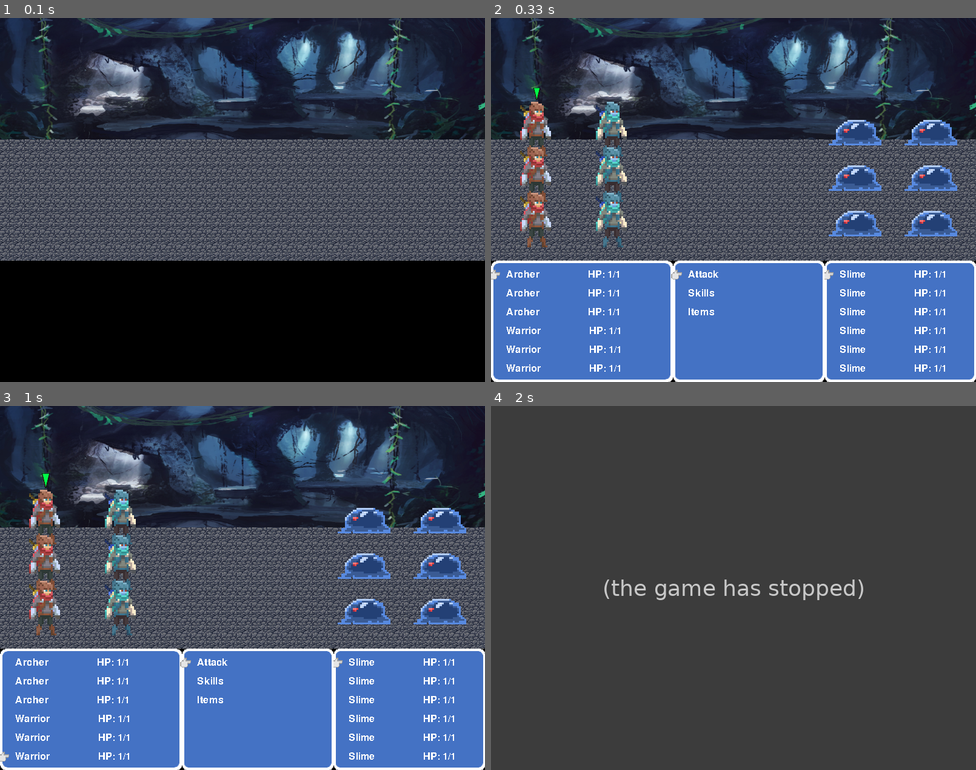
Above: before the commit, frames 1-4 (two rows, left to right).
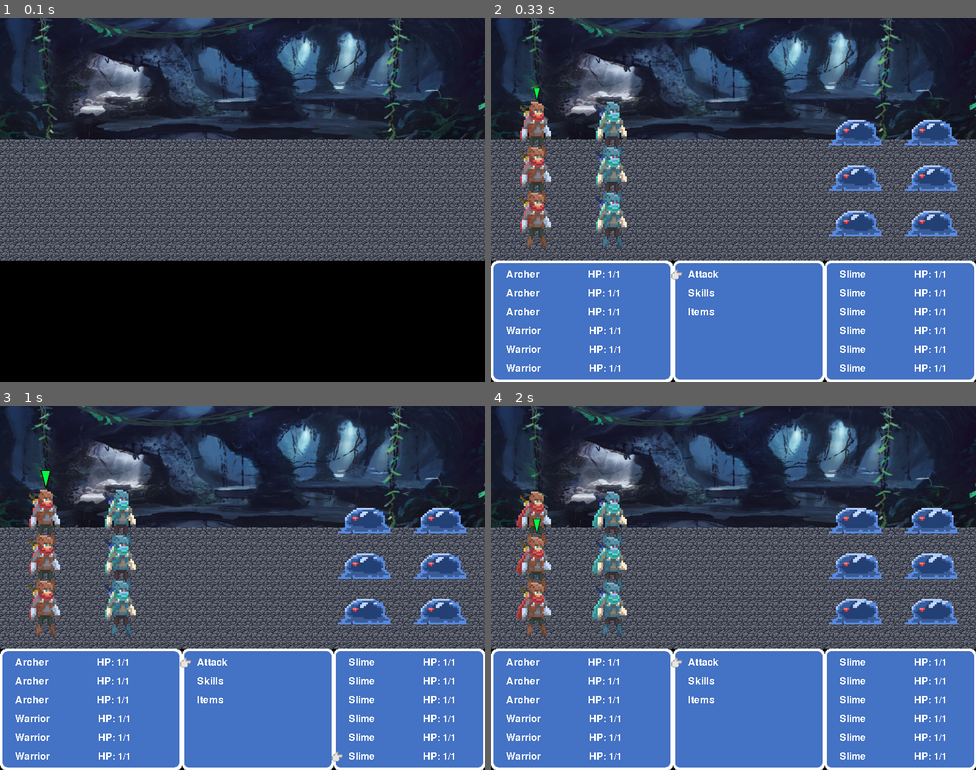
Above: after the commit, the same moments.

Repository: roymainer/pygame_turn_based_rpg
Game: pygame game, started from main.py
Two runs of this game, one before a commit and one after it. Both use one fixed random seed, a clock stepped at 60 frames per second and the inputs below.
Inputs (mouse positions are in pixels of both pictures, inside the frame that each line leads up to):
- Up to frame 1 (0.1 s): no input
- Up to frame 2 (0.33 s): no input
- Up to frame 3 (1 s): tap Enter at 0.33 s; hold Up from 0.67 s (still down); move the mouse to (397, 577) at 0.7 s
- Up to frame 4 (2 s): release Up at 1.13 s; hold Enter 1.17-1.63 s; hold Down 1.17-1.63 s; move the mouse to (617, 591) at 1.2 s; tap Esc at 1.67 s

Frame 1 is identical in both runs. In frame 2, less than 0.1% of the frame differs, in the area x 0-71%, y 69-72%; in frame 3, 0.1%; in frame 4, 90%, in the area x 0-100%, y 0-100%.
Before the commit the program exited at 1.8 s; later frames show no game.

Commit message:
updated green marker, added red marker, updated menus

Diff:
--- /dev/null
+++ b/Assets/Graphics/UI/marker_green_sprite_sheet.txt
@@ -0,0 +1,6 @@
+marker_green_sprite_sheet-00 = 0 0 33 59
+marker_green_sprite_sheet-01 = 34 0 33 59
+marker_green_sprite_sheet-02 = 68 0 33 59
+marker_green_sprite_sheet-03 = 0 60 33 59
+marker_green_sprite_sheet-04 = 34 60 33 59
+marker_green_sprite_sheet-05 = 68 60 33 59
--- /dev/null
+++ b/Assets/Graphics/UI/marker_red_sprite_sheet.txt
@@ -0,0 +1,6 @@
+marker_red_sprite_sheet-00 = 0 0 33 59
+marker_red_sprite_sheet-01 = 34 0 33 59
+marker_red_sprite_sheet-02 = 68 0 33 59
+marker_red_sprite_sheet-03 = 0 60 33 59
+marker_red_sprite_sheet-04 = 34 60 33 59
+marker_red_sprite_sheet-05 = 68 60 33 59
--- a/Scenes/PlayingGameScene.py
+++ b/Scenes/PlayingGameScene.py
@@ -1,16 +1,22 @@
 import pygame
 
 from Scenes.Scene import Scene
-# from Shared.Bestiary import Bestiary
-from Shared import Bestiary
+from Shared.Bestiary import *
 from Shared.AnimatedObject import AnimatedObject
 from Shared.Character import Character
 from Shared.GameConstants import GameConstants
 from Shared.TurnManager import TurnManager
 from Shared.UIConstants import UIConstants
+from Shared.UnitAction import UnitAction
 from UI.Menu import Menu
-from UI.Text import Text
 from UI.UnitsMenu import UnitsMenu
+
+PLAYER_UNITS_MENU = 0
+COMPUTER_UNITS_MENU = 1
+ACTIONS_MENU = 2
+MAGIC_MENU = 3
+ITEMS_MENU = 4
+SKILLS_MENU = 5
 
 
 def create_background():
@@ -54,14 +60,16 @@
         self.__turn_manager = TurnManager()
         self.load_level()
 
-        self.__marker = None
-        self.__focused_sprite = None
-
-        self.__player_units_menu = self.__add_player_units_menu()
-        self.__action_menu = None
-        self.__computer_units_menu = self.__add_computers_units_menu()
-
-        self.__menu_item_selected = None
+        self.__menus = {PLAYER_UNITS_MENU: self.__add_player_units_menu(),
+                        ACTIONS_MENU: None,
+                        COMPUTER_UNITS_MENU: self.__add_computers_units_menu()}
+
+        self.__player_marker = None
+        self.__current_unit = None
+        self.__current_action = None
+
+        # self.__focused_sprite = None
+        # self.__menu_item_selected = None
 
     def __add_player_units_menu(self):
         menu_size = (GameConstants.PLAYER_UNITS_MENU_WIDTH,
@@ -78,19 +86,22 @@
         self.get_game().add_sprite_to_group(menu)
         for i in range(menu.get_menu_items_count()):
             self.get_game().add_sprite_to_group(menu.get_item_from_menu(i))
-        self.get_game().add_sprite_to_group(menu.get_pointer())
+        # self.get_game().add_sprite_to_group(menu.get_pointer())
         return menu
 
-    def __add_actions_menu(self, unit):
-        player_menu_size = self.__player_units_menu.get_size()
-        computer_menu_size = self.__computer_units_menu.get_size()
+    def __add_actions_menu(self, unit) -> Menu:
+        if self.__menus[ACTIONS_MENU] is not None:
+            self.__menus[ACTIONS_MENU].kill()  # delete the menu from any of it's groups
+
+        player_menu_size = self.__menus[PLAYER_UNITS_MENU].get_size()
+        computer_menu_size = self.__menus[COMPUTER_UNITS_MENU].get_size()
 
         menu_size = (GameConstants.SCREEN_SIZE[0] - player_menu_size[0] - computer_menu_size[0],
                      player_menu_size[1])
 
-        menu_actions_list = Bestiary.get_unit_actions(unit)
-
-        menu_position = (self.__player_units_menu.get_rect().right, GameConstants.BATTLE_AREA_BOTTOM)
+        menu_actions_list = get_unit_actions(unit)
+
+        menu_position = (self.__menus[PLAYER_UNITS_MENU].get_rect().right, GameConstants.BATTLE_AREA_BOTTOM)
         menu = Menu(UIConstants.SPRITE_BLUE_MENU, menu_size, menu_actions_list, menu_position)
 
         # add menu,  menu items and pointer to game engine sprites group
@@ -110,35 +121,53 @@
                 characters_list.append(scene_object)
         menu_position = (GameConstants.COMPUTER_FRONT_COLUMN - GameConstants.PADX, GameConstants.BATTLE_AREA_BOTTOM)
         menu = UnitsMenu(UIConstants.SPRITE_BLUE_MENU, menu_size, characters_list, menu_position)
-        menu.unset_focused()
 
         # add menu,  menu items and pointer to game engine sprites group
         self.get_game().add_sprite_to_group(menu)
         for i in range(menu.get_menu_items_count()):
             self.get_game().add_sprite_to_group(menu.get_item_from_menu(i))
-        self.get_game().add_sprite_to_group(menu.get_pointer())
+        # self.get_game().add_sprite_to_group(menu.get_pointer())
         return menu
 
     def handle_events(self):
 
-
+        focused_menu = self.__menus[ACTIONS_MENU]  # default
+
+        for menu in self.__menus.values():
+            if menu is None:
+                continue
+            if menu.is_focused():
+                focused_menu = menu
+                break
 
         for event in pygame.event.get():
             if event.type == pygame.QUIT:
                 exit()
             if event.type == pygame.KEYDOWN:
                 if event.key == pygame.K_ESCAPE:
-                    exit()
+                    # TODO: need to replace this with close current menu, return to prev menu
+                    # exit()
+                    if self.__menus[COMPUTER_UNITS_MENU].is_focused() or self.__menus[PLAYER_UNITS_MENU].is_focused():
+                        self.__menus[COMPUTER_UNITS_MENU].unset_focused()
+                        self.__menus[COMPUTER_UNITS_MENU].remove_pointer()
+                        self.__menus[PLAYER_UNITS_MENU].unset_focused()
+                        self.__menus[PLAYER_UNITS_MENU].remove_pointer()
+                        self.__menus[ACTIONS_MENU].set_focused()
                 if event.key == pygame.K_UP:
-                    self.__player_units_menu.move_pointer_up()
+                    focused_menu.move_pointer_up()
                 if event.key == pygame.K_DOWN:
-                    self.__player_units_menu.move_pointer_down()
+                    focused_menu.move_pointer_down()
                 if event.key == pygame.K_RETURN:
-                    self.__menu_item_selected = self.__player_units_menu.get_selected_item()
-
-            if isinstance(self.__menu_item_selected, Text):
-                print(self.__menu_item_selected.get_string())
-                self.__menu_item_selected = None
+                    if self.__menus[ACTIONS_MENU].is_focused():
+                        self.__current_action.set_action(focused_menu.get_selected_item())
+                        if focused_menu.get_selected_item().get_string() == ACTION_ATTACK:
+                            self.focus_on_computer_units_menu()
+                    elif self.__menus[COMPUTER_UNITS_MENU].is_focused():
+                        targets = self.__menus[COMPUTER_UNITS_MENU].get_selected_item()
+                        self.__current_action.set_targets(targets)
+                    elif self.__menus[PLAYER_UNITS_MENU].is_focused():
+                        targets = self.__menus[PLAYER_UNITS_MENU].get_selected_item()
+                        self.__current_action.set_targets(targets)
 
     def update(self):
         # mouse_pos, mouse_clicked = self.get_game().get_mouse()
@@ -155,44 +184,68 @@
         #     self.remove_marker()
         #     self.__focused_sprite = None
 
-        focused_unit = self.__turn_manager.get_current_unit()
-        if focused_unit is not None:
-            if self.__focused_sprite != focused_unit:
-                self.__focused_sprite = focused_unit
-                if self.__marker is not None:
-                    self.remove_marker()
-                self.add_marker(focused_unit)
-                print("Current Unit's turn: {}".format(focused_unit.get_name()))
-                self.__add_actions_menu(focused_unit)
-                self.__player_units_menu.unset_focused()
+        current_unit = self.__turn_manager.get_current_unit()
+        if current_unit is not None:
+            if current_unit != self.__current_unit:
+                self.__current_unit = current_unit  # store the current unit
+                self.__current_action = UnitAction(current_unit)  # create a new action for the unit
+                self.add_player_marker(current_unit)  # add a new marker for the unit
+                print("Current Unit's turn: {}".format(current_unit.get_name()))
+                # noinspection PyTypeChecker
+                self.__menus[ACTIONS_MENU] = self.__add_actions_menu(current_unit)  # add new actions menu for the unit
         else:
-            self.remove_marker()
-            self.__focused_sprite = None
-            self.__action_menu.unset_focus()
+            # if current unit is none
+            # TODO: this code should never be reached, I need to check if there are no more computer/player units
+            self.__current_unit = None  # remove the current unit
+            self.__current_action = None  # remove the current action
+            self.remove_marker()  # delete the marker
+            self.__menus[ACTIONS_MENU].kill()  # remove the actions menu
+
+        if self.__current_action.is_ready():
+            self.__current_action.perform_action()
+            self.__current_action = None  # remove the current action
+            self.__current_unit = None  # remove the current unit
+            self.__turn_manager.set_next_unit()  # advance the turn manager to next unit
+
+    def focus_on_actions_menu(self):
+        for menu in self.__menus.values():
+            menu.unset_focused()  # remove focus from all other menus
+        self.__menus[COMPUTER_UNITS_MENU].remove_pointer()  # delete the computer units menu pointer
+        self.__menus[ACTIONS_MENU].set_focused()  # set focus to actions menu
+        return
+
+    def focus_on_computer_units_menu(self):
+        # once the player selects an action/magic, the focus should move to computer units menu to select a target
+        for menu in self.__menus.values():
+            menu.unset_focused()  # remove focus from all other menus
+        self.__menus[COMPUTER_UNITS_MENU].set_focused()
+        self.__menus[COMPUTER_UNITS_MENU].set_pointer()
+        self.get_game().add_sprite_to_group(self.__menus[COMPUTER_UNITS_MENU].get_pointer())
+        return
 
     def load_level(self):
         # load adventurer
         object_type = GameConstants.PLAYER_GAME_OBJECTS
-        self.load_character(Bestiary.Bestiary.ARCHER, GameConstants.PLAYER_TOP_BACK, object_type)
-        self.load_character(Bestiary.Bestiary.ARCHER, GameConstants.PLAYER_MIDDLE_BACK, object_type)
-        self.load_character(Bestiary.Bestiary.ARCHER, GameConstants.PLAYER_BOTTOM_BACK, object_type)
-        self.load_character(Bestiary.Bestiary.WARRIOR, GameConstants.PLAYER_TOP_FRONT, object_type)
-        self.load_character(Bestiary.Bestiary.WARRIOR, GameConstants.PLAYER_MIDDLE_FRONT, object_type)
-        self.load_character(Bestiary.Bestiary.WARRIOR, GameConstants.PLAYER_BOTTOM_FRONT, object_type)
+        self.load_character(Bestiary.ARCHER, GameConstants.PLAYER_TOP_BACK, object_type)
+        self.load_character(Bestiary.ARCHER, GameConstants.PLAYER_MIDDLE_BACK, object_type)
+        self.load_character(Bestiary.ARCHER, GameConstants.PLAYER_BOTTOM_BACK, object_type)
+        self.load_character(Bestiary.WARRIOR, GameConstants.PLAYER_TOP_FRONT, object_type)
+        self.load_character(Bestiary.WARRIOR, GameConstants.PLAYER_MIDDLE_FRONT, object_type)
+        self.load_character(Bestiary.WARRIOR, GameConstants.PLAYER_BOTTOM_FRONT, object_type)
 
         object_type = GameConstants.COMPUTER_GAME_OBJECTS
-        self.load_character(Bestiary.Bestiary.SLIME, GameConstants.COMPUTER_TOP_BACK, object_type)
-        self.load_character(Bestiary.Bestiary.SLIME, GameConstants.COMPUTER_MIDDLE_BACK, object_type)
-        self.load_character(Bestiary.Bestiary.SLIME, GameConstants.COMPUTER_BOTTOM_BACK, object_type)
-        self.load_character(Bestiary.Bestiary.SLIME, GameConstants.COMPUTER_TOP_FRONT, object_type)
-        self.load_character(Bestiary.Bestiary.SLIME, GameConstants.COMPUTER_MIDDLE_FRONT, object_type)
-        self.load_character(Bestiary.Bestiary.SLIME, GameConstants.COMPUTER_BOTTOM_FRONT, object_type)
+        self.load_character(Bestiary.SLIME, GameConstants.COMPUTER_TOP_BACK, object_type)
+        self.load_character(Bestiary.SLIME, GameConstants.COMPUTER_MIDDLE_BACK, object_type)
+        self.load_character(Bestiary.SLIME, GameConstants.COMPUTER_BOTTOM_BACK, object_type)
+        self.load_character(Bestiary.SLIME, GameConstants.COMPUTER_TOP_FRONT, object_type)
+        self.load_character(Bestiary.SLIME, GameConstants.COMPUTER_MIDDLE_FRONT, object_type)
+        self.load_character(Bestiary.SLIME, GameConstants.COMPUTER_BOTTOM_FRONT, object_type)
 
         return
 
     def load_character(self, character_attributes, position, object_type):
-        sprite_sheet = character_attributes[Bestiary.Bestiary.SPRITE_SHEET]
-        size = character_attributes[Bestiary.Bestiary.SIZE]
+        sprite_sheet = character_attributes[Bestiary.SPRITE_SHEET]
+        size = character_attributes[Bestiary.SIZE]
         new_position = (position[0] - size[0] / 2, position[1] - size[1] / 2)  # position is center, need compensate
 
         character = Character(attributes=character_attributes, spritesheet_file=sprite_sheet, size=size,
@@ -206,21 +259,23 @@
         self.get_game().add_sprite_to_group(character, object_type)  # add to game engine sprites group
         return
 
-    def add_marker(self, focused_sprite):
-        rect = pygame.Rect((0, 0), GameConstants.TRIANGLE_TOP_DOWN_SIZE)  # create a temp rect
+    def add_player_marker(self, focused_sprite):
+        if self.__player_marker is not None:
+            self.remove_marker()  # delete any old markers
+
+        rect = pygame.Rect((0, 0), UIConstants.MARKER_GREEN_SIZE)  # create a temp rect
         rect.top = focused_sprite.get_rect().top - int(rect.height / 2)
         rect.left = focused_sprite.get_rect().centerx - int(rect.width / 2)
         position = rect.topleft  # draw the marker right above the focused_sprite
-        self.__marker = AnimatedObject(GameConstants.TRIANGLE_TOP_DOWN_SHEET,
-                                       GameConstants.TRIANGLE_TOP_DOWN_SIZE,
-                                       position=position,
-                                       object_type=GameConstants.ALL_GAME_OBJECTS)
+        self.__player_marker = AnimatedObject(UIConstants.MARKER_GREEN_SPRITE_SHEET,
+                                              UIConstants.MARKER_GREEN_SIZE,
+                                              position=position,
+                                              object_type=GameConstants.ALL_GAME_OBJECTS)
         game_engine = self.get_game()
-        game_engine.add_sprite_to_group(self.__marker, self.__marker.get_type())  # add to game engine sprites group
+        game_engine.add_sprite_to_group(self.__player_marker, self.__player_marker.get_type())  # add to game engine sprites group
 
     def remove_marker(self):
-        if self.__marker is None:
-            return
-
-        self.__marker.kill()
-        self.__marker = None
+        if self.__player_marker is not None:
+            self.__player_marker.kill()
+            self.__player_marker = None
+        return
--- a/Shared/Bestiary.py
+++ b/Shared/Bestiary.py
@@ -1,4 +1,13 @@
 import os
+
+UNIT_TYPE_MELEE = 0
+UNIT_TYPE_RANGE = 1
+UNIT_TYPE_MAGIC = 2
+
+ACTION_ATTACK = "Attack"
+ACTION_SKILLS = "Skills"
+ACTION_ITEMS = "Items"
+ACTION_MAGIC = "Magic"
 
 
 def get_sprite_sheet_path(file_name):
@@ -7,17 +16,16 @@
 
 def get_unit_actions(unit):
     unit_type = unit.get_unit_type()
-    if unit_type == Bestiary.UNIT_TYPE_MELEE:
-        return ["Attack", "Skills", "Items"]
-    if unit_type == Bestiary.UNIT_TYPE_RANGE:
-        return ["Attack", "Skills", "Items"]
+    if unit_type == UNIT_TYPE_MELEE:
+        return [ACTION_ATTACK, ACTION_SKILLS, ACTION_ITEMS]
+    if unit_type == UNIT_TYPE_RANGE:
+        return [ACTION_ATTACK, ACTION_SKILLS, ACTION_ITEMS]
+    if unit_type == UNIT_TYPE_MAGIC:
+        return [ACTION_ATTACK, ACTION_MAGIC, ACTION_SKILLS, ACTION_ITEMS]
     return
 
 
 class Bestiary:
-
-    UNIT_TYPE_MELEE = 0
-    UNIT_TYPE_RANGE = 1
 
     NAME = "Name",
     UNIT_TYPE = "Unit_Type"
--- a/Shared/GameConstants.py
+++ b/Shared/GameConstants.py
@@ -62,9 +62,6 @@
     DARK_LAIR = os.path.join("Assets", "Graphics", "dark_lair.png")
     CAVE_TILE = os.path.join("Assets", "Graphics", "cave_tile.png")
 
-    TRIANGLE_TOP_DOWN_SHEET = os.path.join("Assets", "Graphics", "triangle_top_down_sprite_sheet.png")
-    TRIANGLE_TOP_DOWN_SIZE = (int(33 * 0.5), int(59 * 0.5))
-
     """ COLORS """
     BLACK = (0, 0, 0)
     WHITE = (255, 255, 255)
--- a/Shared/TurnManager.py
+++ b/Shared/TurnManager.py
@@ -1,6 +1,4 @@
-import operator
-
-from Shared.Bestiary import Bestiary
+from Shared.Bestiary import UNIT_TYPE_MELEE, UNIT_TYPE_RANGE
 
 
 class TurnManager:
@@ -25,9 +23,9 @@
 
         unit_type = new_unit.get_unit_type()
 
-        if unit_type == Bestiary.UNIT_TYPE_MELEE:
+        if unit_type == UNIT_TYPE_MELEE:
             units_list.insert(0, new_unit)  # Melee units are lower indexed (front line)
-        elif unit_type == Bestiary.UNIT_TYPE_RANGE:
+        elif unit_type == UNIT_TYPE_RANGE:
             units_list.append(new_unit)
 
         self.__sort_all_units_list()  # sort the units each time we add another one
@@ -36,7 +34,7 @@
     def __remove_unit(self, units_list, unit):
         if self.__all_units_sorted[self.__current_unit] == unit:
             # if current turn's unit is the unit to remove, increment the index
-            self.get_next_unit()  # ignore the return value
+            self.set_next_unit()  # ignore the return value
         units_list.remove(unit)  # remove the unit from the list
         self.__sort_all_units_list()
         return
@@ -56,12 +54,11 @@
     def get_current_unit(self):
         return self.__all_units_sorted[self.__current_unit]
 
-    def get_next_unit(self):
+    def set_next_unit(self):
         self.__current_unit += 1
         if self.__current_unit == len(self.__all_units_sorted):
             self.__current_unit = 0
-
-        return self.__all_units_sorted[self.__current_unit]
+        # return self.__all_units_sorted[self.__current_unit]
 
     def get_all_units_list(self):
         return self.__all_units_sorted
--- a/Shared/UIConstants.py
+++ b/Shared/UIConstants.py
@@ -5,3 +5,9 @@
 
     SPRITE_BLUE_MENU = os.path.join("Assets", "Graphics", "UI", "blue_menu.png")
     SPRITE_MENU_POINTER = os.path.join("Assets", "Graphics", "UI", "menu_pointer.png")
+
+    MARKER_GREEN_SPRITE_SHEET = os.path.join("Assets", "Graphics", "UI", "marker_green_sprite_sheet.png")
+    MARKER_GREEN_SIZE = (int(33 * 0.5), int(59 * 0.5))
+
+    MARKER_RED_SPRITE_SHEET = os.path.join("Assets", "Graphics", "UI", "marker_red_sprite_sheet.png")
+    MARKER_RED_SIZE = (int(33 * 0.5), int(59 * 0.5))
--- /dev/null
+++ b/Shared/UnitAction.py
@@ -0,0 +1,34 @@
+class UnitAction:
+
+    def __init__(self, unit, action=None, targets=[]):
+        self.__unit = unit
+        self.__action = action
+        self.__targets = targets
+
+    def get_unit(self):
+        return self.__unit
+
+    def set_action(self, action):
+        self.__action = action
+
+    def get_action(self):
+        return self.__action
+
+    def set_targets(self, targets):
+        if type(targets) is list:
+            self.__targets = targets
+        else:
+            self.__targets = [targets]
+
+    def get_targets(self):
+        return self.__targets
+
+    def is_ready(self):
+        if self.__unit is not None and self.__action is not None and any(self.__targets):
+            return True
+        else:
+            return False
+
+    def perform_action(self):
+        # TODO: finish this
+        pass
--- a/UI/Menu.py
+++ b/UI/Menu.py
@@ -26,7 +26,8 @@
         self.__menu_items_list = []
         self.add_menu_items(menu_options)
 
-        self.__pointer = MenuPointer(self)  # a pointer sprite to select menu items
+        self.__pointer = None
+        self.set_pointer()  # a pointer sprite to select menu items
         self.__menu_item_selected = None  # the selected menu item
         self.__focused = True  # active menu True/False
 
@@ -71,8 +72,17 @@
         item = self.__menu_items_list[index]
         self.__menu_items_list.remove(item)
 
+    def set_pointer(self):
+        self.__pointer = MenuPointer(self)
+
     def get_pointer(self):
         return self.__pointer
+
+    def remove_pointer(self):
+        if self.__pointer is not None:
+            self.__pointer.kill()
+            self.__pointer = None
+        return
 
     def is_focused(self):
         return self.__focused
@@ -82,6 +92,10 @@
 
     def unset_focused(self):
         self.__focused = False
+
+    def kill(self):
+        self.__pointer.kill()
+        super(Menu, self).kill()
 
 
 if __name__ == "__main__":
Binary file added: Assets/Graphics/UI/marker_green_sprite_sheet.png
Binary file added: Assets/Graphics/UI/marker_red_sprite_sheet.png
